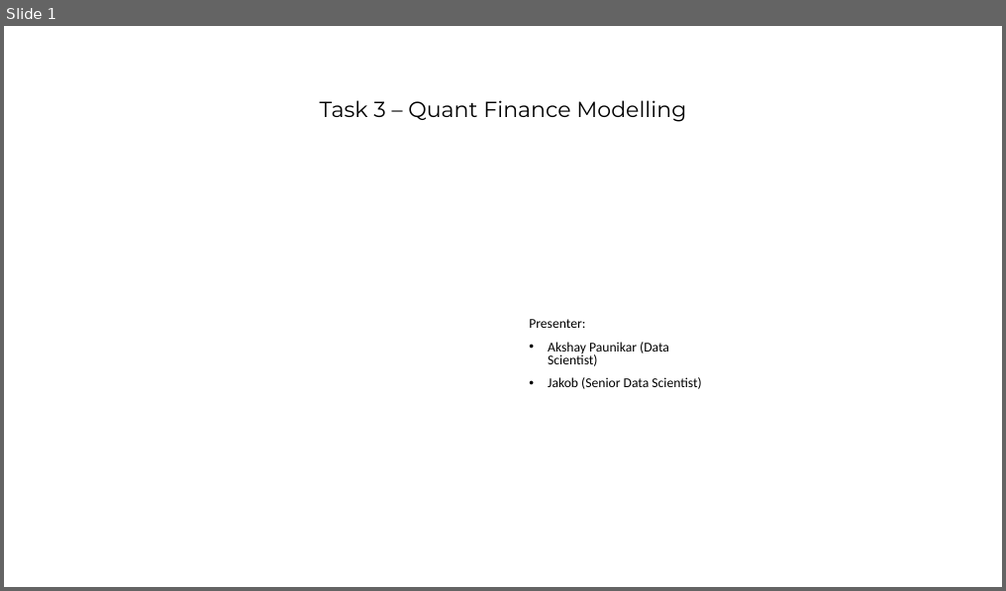
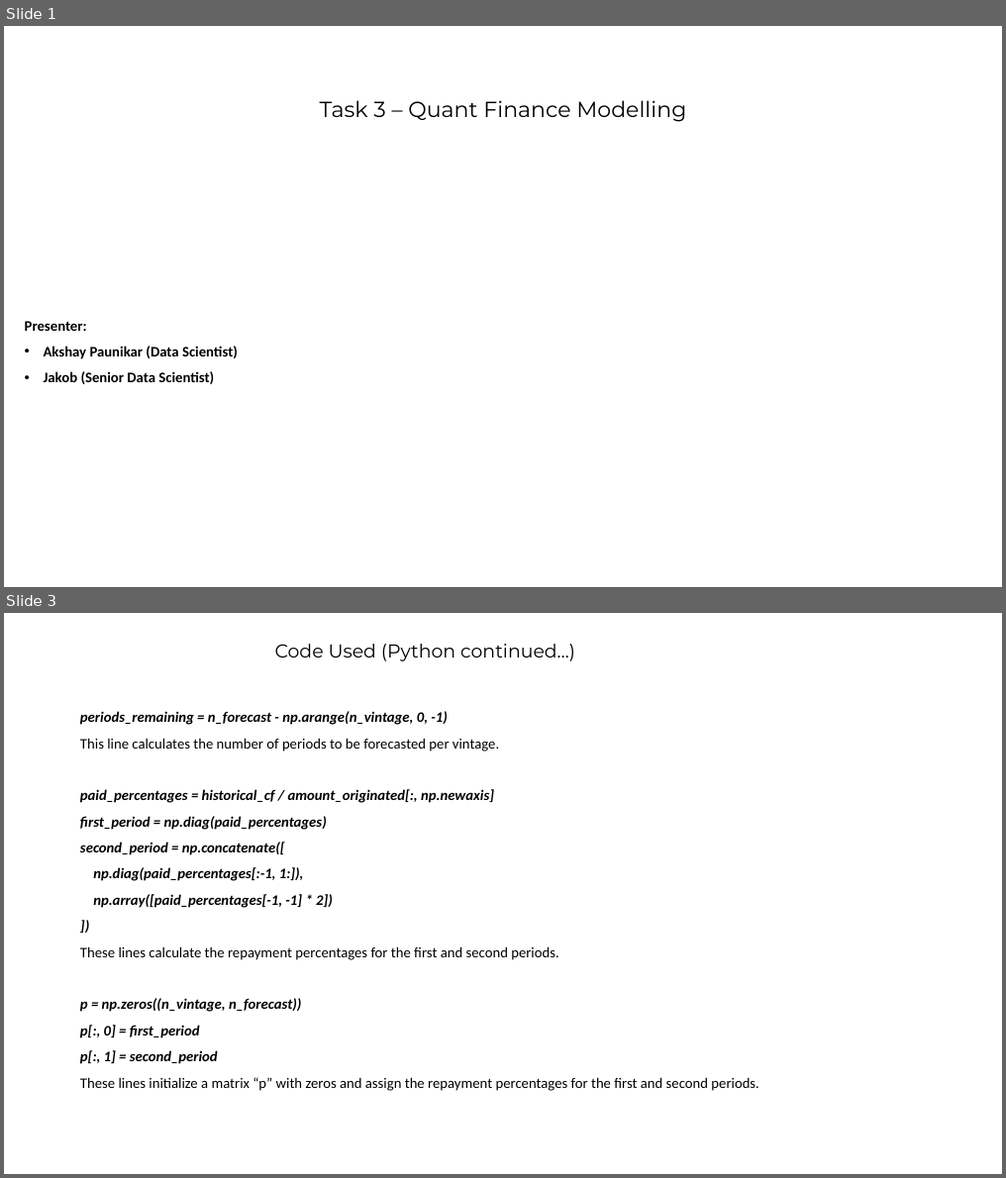
Before and after one commit to Akshay-Paunikar/Forage_Virtual_Internship_Program, a slide deck: PWC - Digital Intelligence/Task 3 - Quant Finance Modelling/Task_3_Quant_Finance_Modelling.pptx. Shown one above the other, each under a label of ours: slide 1 before the commit, slides 1 and 3 after it; the slides between them are not shown. The pictures are 1006x591 and 1006x1178 pixels, drawn with LibreOffice and Linux fonts; fonts in the diff are those of the drawing; background and template pictures are left out. Boxes give left, top, right and bottom in pixels: in the first picture for what was removed or moved away, otherwise in the second. Text is boxed around its words. In the diff, an @@ line names an element or a change of style, - is before the commit and + after.

```diff
--- a/PWC - Digital Intelligence/Task 3 - Quant Finance Modelling/Task_3_Quant_Finance_Modelling.pptx
+++ b/PWC - Digital Intelligence/Task 3 - Quant Finance Modelling/Task_3_Quant_Finance_Modelling.pptx
@@ slide 3 added at (4,613,1002,1174), background #FFFFFF @@
@@ title added at (275,644,575,662), 18 pt, text #000000 @@
+Code Used (Python continued…)
@@ text added at (80,711,758,1091), 14 pt, text #000000, bold, italic @@
+periods_remaining = n_forecast - np.arange(n_vintage, 0, -1)
+This line calculates the number of periods to be forecasted per vintage.
+paid_percentages = historical_cf / amount_originated[:, np.newaxis]
+first_period = np.diag(paid_percentages)
+second_period = np.concatenate([
+np.diag(paid_percentages[:-1, 1:]),
+np.array([paid_percentages[-1, -1] * 2])
+])
+These lines calculate the repayment percentages for the first and second periods.
+p = np.zeros((n_vintage, n_forecast))
+p[:, 0] = first_period
+p[:, 1] = second_period
+These lines initialize a matrix “p” with zeros and assign the repayment percentages for the first and second periods.
@@ slide 1 changed as well @@
@@ text "Presenter:": place and size @@
-text "Presenter:" at (529,319,701,389)
+text "Presenter:" at (25,321,238,384)
@@ text "Presenter:" at (25,321,238,384): size 12.9 to 14 pt, bold on; line spacing 0.8 to 0.9 @@
```
Also in this commit, not shown: 3 other slides added, 2 other files.
